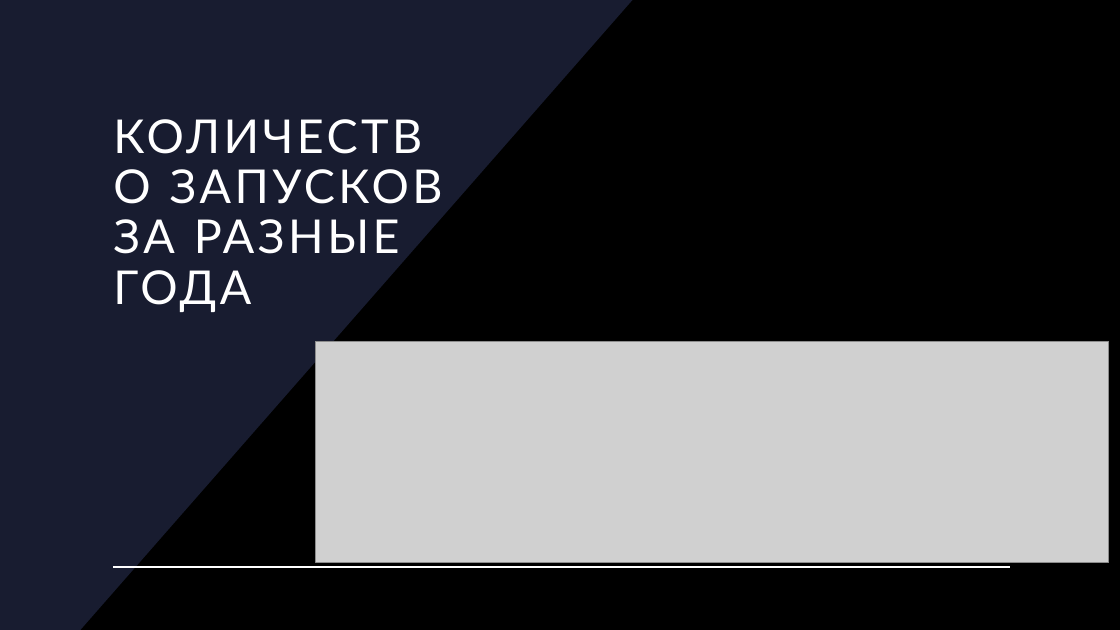
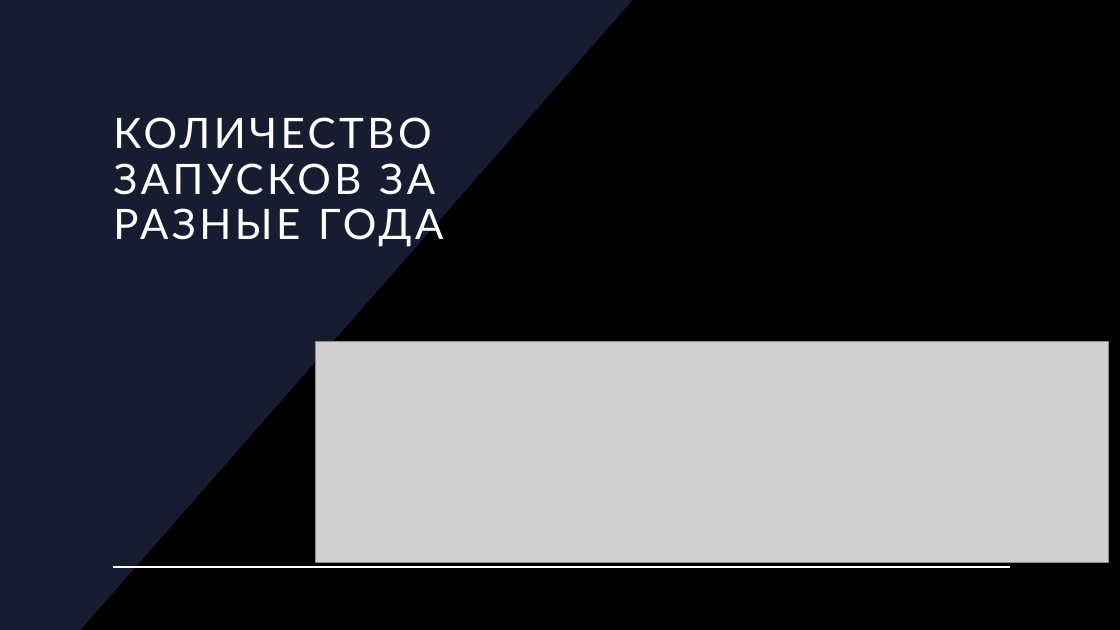
Before and after one commit to Mishgite/HSE_Project, a slide deck: slide 11 of Презентация 2.pptx. Drawn at 1120x630 pixels with LibreOffice and Linux fonts; fonts in the diff are those of the drawing; grey boxes stand for pictures. Boxes give left, top, right and bottom in pixels: in the first picture for what was removed or moved away, otherwise in the second. Text is boxed around its words. In the diff, an @@ line names an element or a change of style, - is before the commit and + after.

```diff
--- a/Презентация 2.pptx
+++ b/Презентация 2.pptx
@@ title "КОЛИЧЕСТВО ЗАПУСКОВ ЗА РАЗНЫЕ ГОДА" at (113, 117, 443, 247): size 40 to 36 pt @@
```
Also in this commit, not shown: 3 other slides changed, 1 other file.
